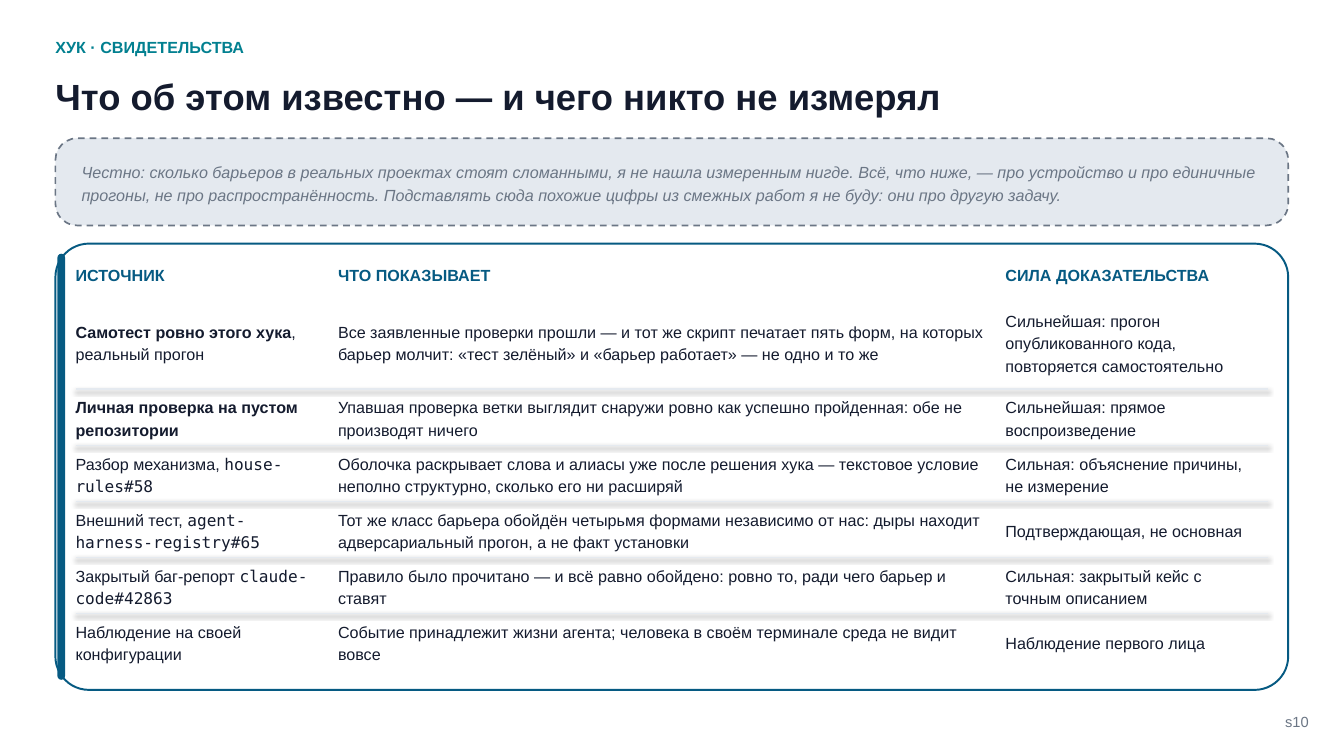
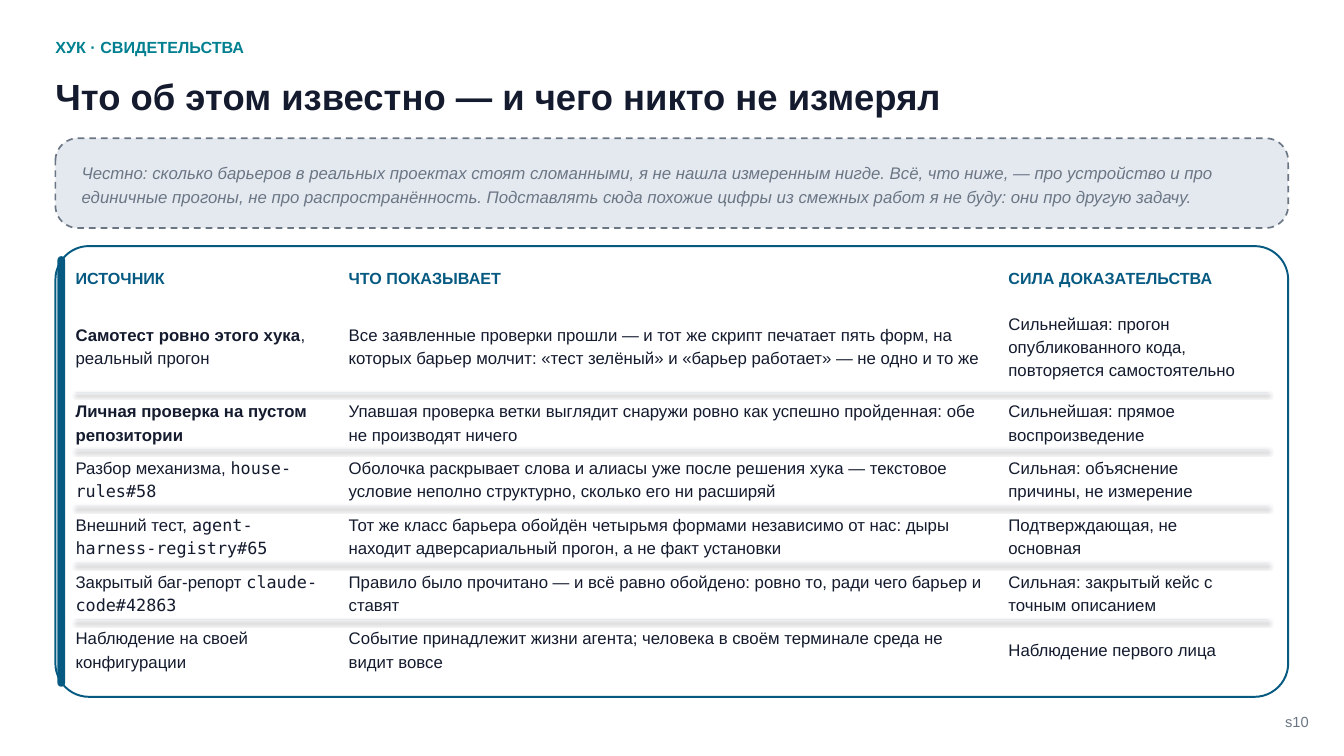
Before and after one commit to tellina-study/AI-usage-lessons, a slide deck: slide 10 of library/seminars/sem-05/rendered/sem-05.pptx. Drawn at 1344x756 pixels with LibreOffice and Linux fonts; fonts in the diff are those of the drawing. Boxes give left, top, right and bottom in pixels: in the first picture for what was removed or moved away, otherwise in the second. Text is boxed around its words. In the diff, an @@ line names an element or a change of style, - is before the commit and + after.

Commit message:
Рендерер: Такт Б как седьмая форма грамматики (две равные дорожки, шов), подгонка вместо переполнения, замер жирного текста #211

```diff
--- a/library/seminars/sem-05/rendered/sem-05.pptx
+++ b/library/seminars/sem-05/rendered/sem-05.pptx
@@ rounded rectangle: place and size @@
-rounded rectangle at box(55, 244, 1289, 691)
+rounded rectangle at box(55, 246, 1289, 697)
@@ rounded rectangle: place and size @@
-rounded rectangle at box(57, 254, 65, 681)
+rounded rectangle at box(57, 256, 65, 687)
@@ text "ЧТО ПОКАЗЫВАЕТ": place and size @@
-text "ЧТО ПОКАЗЫВАЕТ" at box(338, 269, 491, 281)
+text "ЧТО ПОКАЗЫВАЕТ" at box(349, 272, 501, 284)
@@ text "Все заявленные проверки прошли — ...": place and size @@
-text "Все заявленные проверки прошли — ..." at box(338, 326, 983, 364)
+text "Все заявленные проверки прошли — ..." at box(349, 329, 979, 368)
@@ text "Упавшая проверка ветки выглядит снаружи ...": place and size @@
-text "Упавшая проверка ветки выглядит снаружи ..." at box(338, 401, 962, 440)
+text "Упавшая проверка ветки выглядит снаружи ..." at box(349, 404, 975, 445)
@@ text "Оболочка раскрывает слова и алиасы ...": place and size @@
-text "Оболочка раскрывает слова и алиасы ..." at box(338, 458, 978, 496)
+text "Оболочка раскрывает слова и алиасы ..." at box(349, 461, 947, 501)
@@ text "Тот же класс барьера обойдён ...": place and size @@
-text "Тот же класс барьера обойдён ..." at box(338, 514, 980, 552)
+text "Тот же класс барьера обойдён ..." at box(349, 518, 949, 558)
@@ text "Правило было прочитано — и ...": place and size @@
-text "Правило было прочитано — и ..." at box(338, 570, 946, 604)
+text "Правило было прочитано — и ..." at box(349, 575, 981, 611)
@@ size 11.5 to 12 pt in 19 elements at box(82, 167, 1212, 207), box(1008, 317, 1235, 380), box(1008, 404, 1175, 445), box(1008, 461, 1193, 501), box(1008, 519, 1178, 554), box(1008, 575, 1212, 611), box(1008, 643, 1216, 660), box(349, 329, 979, 368), box(349, 461, 947, 501), box(349, 404, 975, 445), box(349, 518, 949, 558), box(349, 575, 981, 611), box(349, 632, 943, 672), box(76, 329, 306, 368), box(76, 405, 307, 445), box(76, 461, 292, 498), box(76, 518, 268, 558), box(76, 575, 317, 612), box(76, 631, 248, 672) @@
@@ 5 lines: place and size @@
-5 lines at box(76, 389, 1268, 614)
+5 lines at box(76, 393, 1268, 620)
@@ text "Событие принадлежит жизни агента; человека ...": place and size @@
-text "Событие принадлежит жизни агента; человека ..." at box(338, 626, 956, 660)
+text "Событие принадлежит жизни агента; человека ..." at box(349, 632, 943, 672)
```
Also in this commit, not shown: 18 other slides changed, 7 other files.
